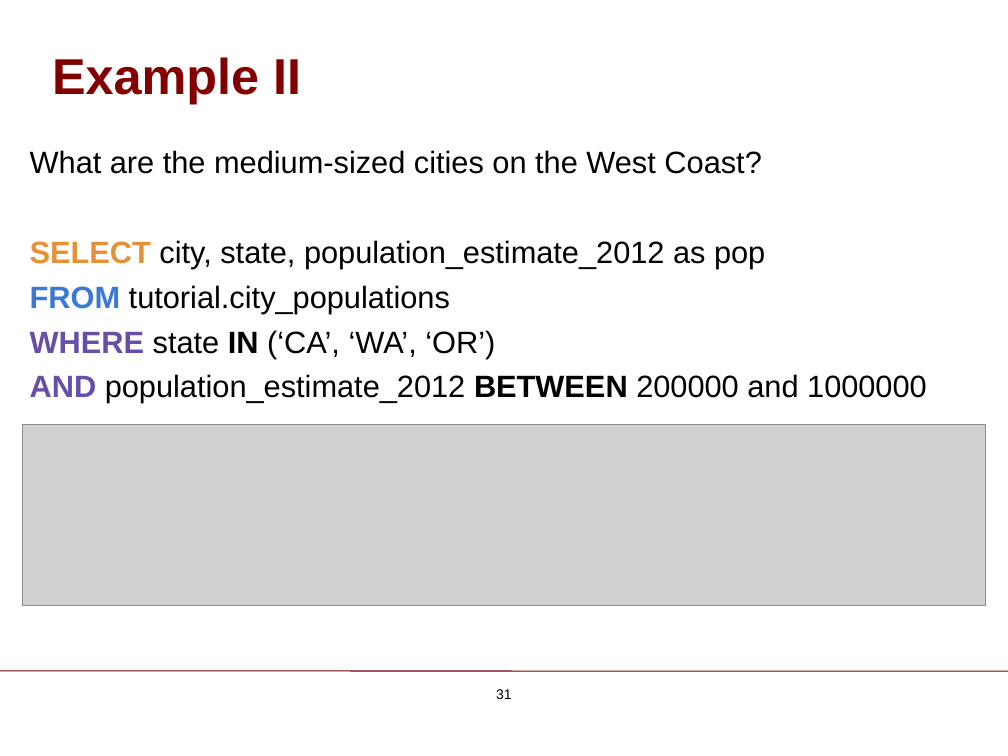
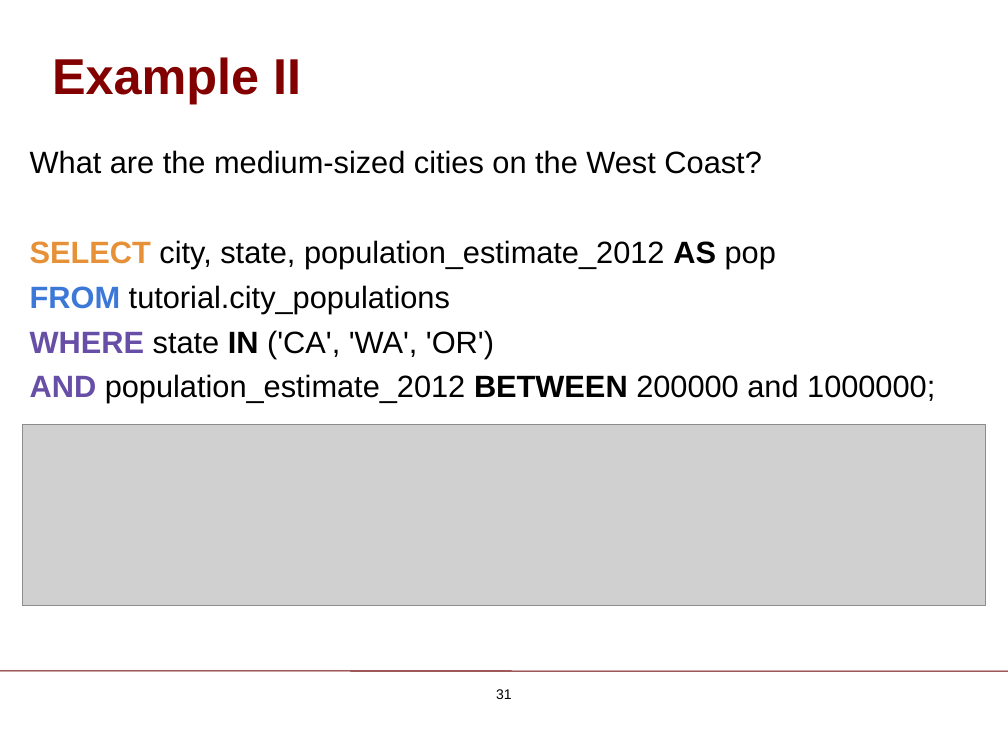
Before and after one commit to ChicagoBoothAnalytics/site, a slide deck: slide 31 of zzz MEDIA/SQL Basics.pptx. Drawn at 1008x756 pixels with LibreOffice and Linux fonts; fonts in the diff are those of the drawing; grey boxes stand for pictures; background and template pictures are left out. Boxes give left, top, right and bottom in pixels: in the first picture for what was removed or moved away, otherwise in the second. Text is boxed around its words. In the diff, an @@ line names an element or a change of style, - is before the commit and + after.

```diff
--- a/zzz MEDIA/SQL Basics.pptx
+++ b/zzz MEDIA/SQL Basics.pptx
@@ text at bbox=[30, 240, 776, 269]: text changed @@
-SELECT city, state, population_estimate_2012 as pop
+SELECT city, state, population_estimate_2012 AS pop
@@ text at bbox=[30, 330, 935, 403]: text changed @@
-WHERE state IN (‘CA’, ‘WA’, ‘OR’)
-AND population_estimate_2012 BETWEEN 200000 and 1000000
+WHERE state IN ('CA', 'WA', 'OR')
+AND population_estimate_2012 BETWEEN 200000 and 1000000;
```
Also in this commit, not shown: 43 other slides changed, 1 other file.
